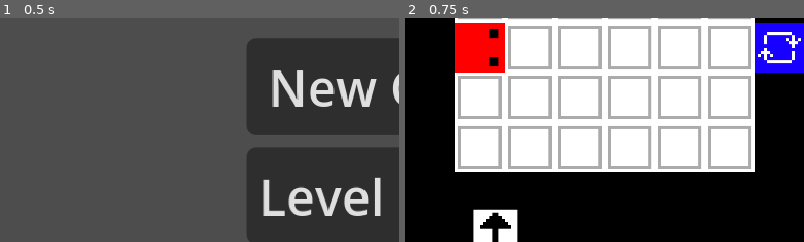
Above: before the commit, frames 1-2 (left to right).
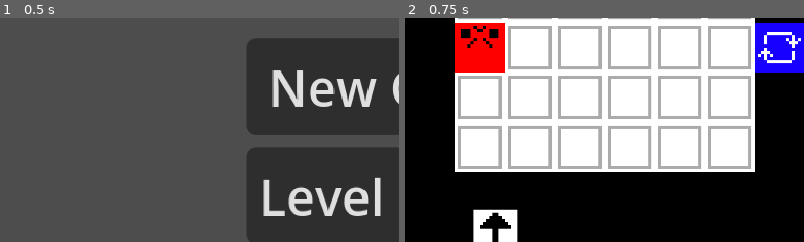
Above: after the commit, the same moments.

Repository: benwayland-cell/very-serious-game-module
Game: Godot game, scene res://menus/scenes/main_menu.tscn
Same seed, same stepped clock (60 frames per second), same inputs: the game is played once before the commit and once after it.
Inputs:
- Up to frame 1 (0.5 s): no input
- Up to frame 2 (0.75 s): click "New Game" at 0.5 s
The pictures show only the part of the screen within x 0-50%, y 32-82%; the shares and areas given below are measured in that part.

Frame 1 is identical in both runs. In frame 2, 0.4% of the frame differs, in the area x 14-24%, y 3-22%.

Commit message:
Updated textures

Diff:
--- /dev/null
+++ b/levels/level_scenes/level9.tscn
@@ -0,0 +1,43 @@
+[gd_scene format=3 uid="uid://e8l0x17k1ob8"]
+
+[ext_resource type="Script" uid="uid://dyw7w4ggn77ko" path="res://levels/scripts/level.gd" id="1_mwue1"]
+[ext_resource type="PackedScene" uid="uid://cf2vnc2rs54lr" path="res://tilemap/tilemap.tscn" id="2_jn4tm"]
+[ext_resource type="PackedScene" uid="uid://dmrkm8hf1oqtt" path="res://controls/control_ui.tscn" id="3_ndyb6"]
+[ext_resource type="PackedScene" uid="uid://dsl0axpkvml2f" path="res://levels/level_ui.tscn" id="4_72pfh"]
+[ext_resource type="PackedScene" uid="uid://ci51e2m6thx53" path="res://player/player.tscn" id="5_obwmt"]
+[ext_resource type="PackedScene" uid="uid://cl2ng2mkdjnsw" path="res://tiles/scenes/facing_tile.tscn" id="6_fao43"]
+[ext_resource type="PackedScene" uid="uid://sp5626vpyl51" path="res://tiles/scenes/spin_tile.tscn" id="7_xvhus"]
+[ext_resource type="PackedScene" uid="uid://b5l10h52lr8tl" path="res://tiles/scenes/win_tile.tscn" id="8_qwrry"]
+
+[node name="Level" type="Node2D" unique_id=752026815]
+script = ExtResource("1_mwue1")
+metadata/_custom_type_script = "uid://dyw7w4ggn77ko"
+
+[node name="Tilemap" parent="." unique_id=1539137905 instance=ExtResource("2_jn4tm")]
+
+[node name="ControlUi" parent="." unique_id=1669422476 instance=ExtResource("3_ndyb6")]
+offset_top = 100.0
+offset_bottom = 144.0
+
+[node name="LevelUi" parent="." unique_id=763482785 instance=ExtResource("4_72pfh")]
+unique_name_in_owner = true
+visible = false
+anchors_preset = 0
+anchor_right = 0.0
+anchor_bottom = 0.0
+offset_right = 256.0
+offset_bottom = 144.0
+grow_horizontal = 1
+grow_vertical = 1
+
+[node name="Player" parent="." unique_id=1769404413 instance=ExtResource("5_obwmt")]
+position = Vector2(64, 176)
+
+[node name="FacingTile" parent="." unique_id=1854367602 instance=ExtResource("6_fao43")]
+position = Vector2(112, 176)
+
+[node name="SpinTile" parent="." unique_id=1843618504 instance=ExtResource("7_xvhus")]
+position = Vector2(96, 176)
+
+[node name="WinTile" parent="." unique_id=1129835346 instance=ExtResource("8_qwrry")]
+position = Vector2(128, 176)
--- a/player/player.tscn
+++ b/player/player.tscn
@@ -1,71 +1,71 @@
 [gd_scene format=3 uid="uid://ci51e2m6thx53"]
 
 [ext_resource type="Script" uid="uid://c2bt6ptq72jt7" path="res://player/player.gd" id="1_rkbax"]
-[ext_resource type="Texture2D" uid="uid://ygytocffh6ic" path="res://player/player.png" id="2_rkbax"]
+[ext_resource type="Texture2D" uid="uid://c1ag5h6guf6i7" path="res://player/Player v2.png" id="2_g1dw6"]
 
 [sub_resource type="AtlasTexture" id="AtlasTexture_rkbax"]
-atlas = ExtResource("2_rkbax")
+atlas = ExtResource("2_g1dw6")
+region = Rect2(16, 0, 16, 16)
+
+[sub_resource type="AtlasTexture" id="AtlasTexture_g1dw6"]
+atlas = ExtResource("2_g1dw6")
 region = Rect2(0, 16, 16, 16)
 
-[sub_resource type="AtlasTexture" id="AtlasTexture_g1dw6"]
-atlas = ExtResource("2_rkbax")
-region = Rect2(16, 16, 16, 16)
-
 [sub_resource type="AtlasTexture" id="AtlasTexture_yw30f"]
-atlas = ExtResource("2_rkbax")
-region = Rect2(16, 0, 16, 16)
+atlas = ExtResource("2_g1dw6")
+region = Rect2(0, 0, 16, 16)
 
 [sub_resource type="AtlasTexture" id="AtlasTexture_qjkh3"]
-atlas = ExtResource("2_rkbax")
+atlas = ExtResource("2_g1dw6")
 region = Rect2(0, 0, 16, 16)
 
 [sub_resource type="AtlasTexture" id="AtlasTexture_g6k8r"]
-atlas = ExtResource("2_rkbax")
+atlas = ExtResource("2_g1dw6")
 region = Rect2(16, 0, 16, 16)
 
 [sub_resource type="AtlasTexture" id="AtlasTexture_boad6"]
-atlas = ExtResource("2_rkbax")
+atlas = ExtResource("2_g1dw6")
 region = Rect2(0, 16, 16, 16)
 
 [sub_resource type="AtlasTexture" id="AtlasTexture_rgyib"]
-atlas = ExtResource("2_rkbax")
+atlas = ExtResource("2_g1dw6")
 region = Rect2(16, 16, 16, 16)
 
 [sub_resource type="AtlasTexture" id="AtlasTexture_hg6s5"]
-atlas = ExtResource("2_rkbax")
+atlas = ExtResource("2_g1dw6")
 region = Rect2(16, 16, 16, 16)
 
 [sub_resource type="AtlasTexture" id="AtlasTexture_8t03j"]
-atlas = ExtResource("2_rkbax")
+atlas = ExtResource("2_g1dw6")
 region = Rect2(0, 16, 16, 16)
 
 [sub_resource type="AtlasTexture" id="AtlasTexture_2ieo8"]
-atlas = ExtResource("2_rkbax")
+atlas = ExtResource("2_g1dw6")
 region = Rect2(16, 0, 16, 16)
 
 [sub_resource type="AtlasTexture" id="AtlasTexture_ebec5"]
-atlas = ExtResource("2_rkbax")
+atlas = ExtResource("2_g1dw6")
 region = Rect2(0, 0, 16, 16)
 
 [sub_resource type="AtlasTexture" id="AtlasTexture_yllr7"]
-atlas = ExtResource("2_rkbax")
+atlas = ExtResource("2_g1dw6")
+region = Rect2(0, 0, 16, 16)
+
+[sub_resource type="AtlasTexture" id="AtlasTexture_kb6p2"]
+atlas = ExtResource("2_g1dw6")
+region = Rect2(0, 16, 16, 16)
+
+[sub_resource type="AtlasTexture" id="AtlasTexture_wodsf"]
+atlas = ExtResource("2_g1dw6")
 region = Rect2(16, 0, 16, 16)
 
-[sub_resource type="AtlasTexture" id="AtlasTexture_kb6p2"]
-atlas = ExtResource("2_rkbax")
+[sub_resource type="AtlasTexture" id="AtlasTexture_32hag"]
+atlas = ExtResource("2_g1dw6")
 region = Rect2(16, 16, 16, 16)
 
-[sub_resource type="AtlasTexture" id="AtlasTexture_wodsf"]
-atlas = ExtResource("2_rkbax")
-region = Rect2(0, 0, 16, 16)
-
-[sub_resource type="AtlasTexture" id="AtlasTexture_32hag"]
-atlas = ExtResource("2_rkbax")
-region = Rect2(0, 16, 16, 16)
-
 [sub_resource type="AtlasTexture" id="AtlasTexture_tqiix"]
-atlas = ExtResource("2_rkbax")
-region = Rect2(0, 0, 16, 16)
+atlas = ExtResource("2_g1dw6")
+region = Rect2(16, 16, 16, 16)
 
 [sub_resource type="SpriteFrames" id="SpriteFrames_ljn27"]
 animations = [{
@@ -171,7 +171,7 @@
 unique_name_in_owner = true
 position = Vector2(8, 8)
 sprite_frames = SubResource("SpriteFrames_ljn27")
-animation = &"spin_horizontal"
+animation = &"up"
 
 [node name="CollisionShape2D" type="CollisionShape2D" parent="." unique_id=976533581]
 unique_name_in_owner = true
@@ -181,7 +181,6 @@
 
 [node name="RayCast2D" type="RayCast2D" parent="." unique_id=623602752]
 unique_name_in_owner = true
-visible = false
 position = Vector2(8, 8)
 target_position = Vector2(0, 16)
 
--- a/tiles/scenes/facing_tile.tscn
+++ b/tiles/scenes/facing_tile.tscn
@@ -1,7 +1,7 @@
 [gd_scene format=3 uid="uid://cl2ng2mkdjnsw"]
 
-[ext_resource type="Texture2D" uid="uid://mucl2nhdwyiq" path="res://tiles/sprites/Blocking Tile.png" id="1_10fra"]
 [ext_resource type="Script" uid="uid://c4p6cex2v6ucp" path="res://tiles/scripts/facing_tile.gd" id="1_icggo"]
+[ext_resource type="Texture2D" uid="uid://c2gjet3vogi5c" path="res://tiles/sprites/Facing Tile v2.png" id="2_4iepf"]
 
 [sub_resource type="RectangleShape2D" id="RectangleShape2D_ljn27"]
 size = Vector2(16, 16)
@@ -13,7 +13,7 @@
 [node name="Sprite2D" type="Sprite2D" parent="." unique_id=766255143]
 unique_name_in_owner = true
 position = Vector2(8, 8)
-texture = ExtResource("1_10fra")
+texture = ExtResource("2_4iepf")
 
 [node name="CollisionShape2D" type="CollisionShape2D" parent="." unique_id=1054169056]
 visible = false
Binary file added: player/Player v2.png
Not shown, added: player/Player v2.png.import
Binary file added: tiles/sprites/Facing Tile v2.png
Not shown, added: tiles/sprites/Facing Tile v2.png.import
